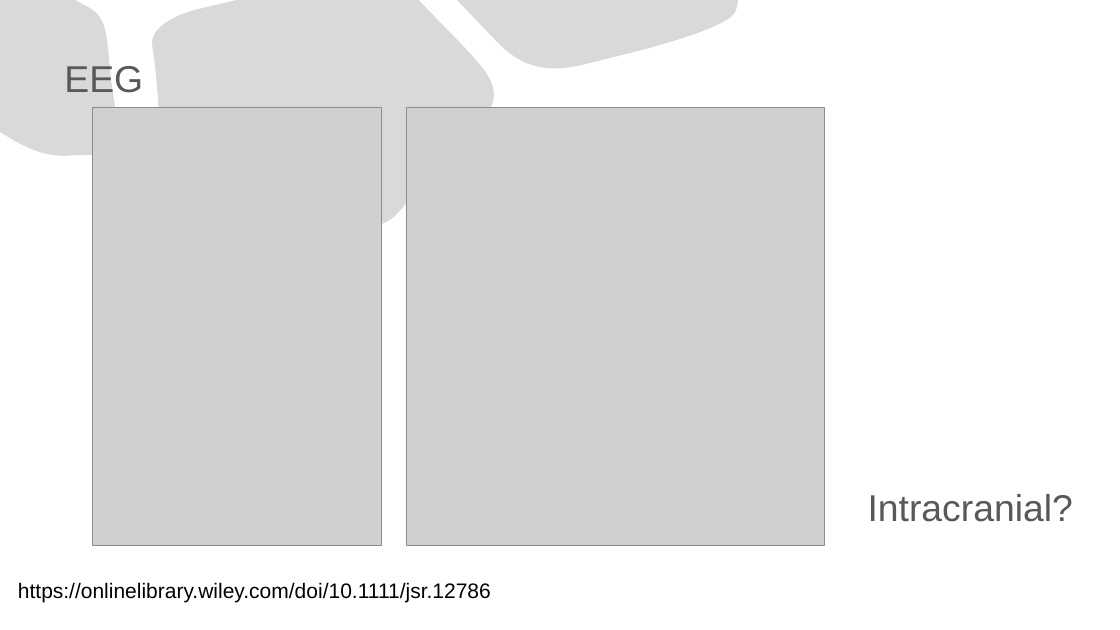
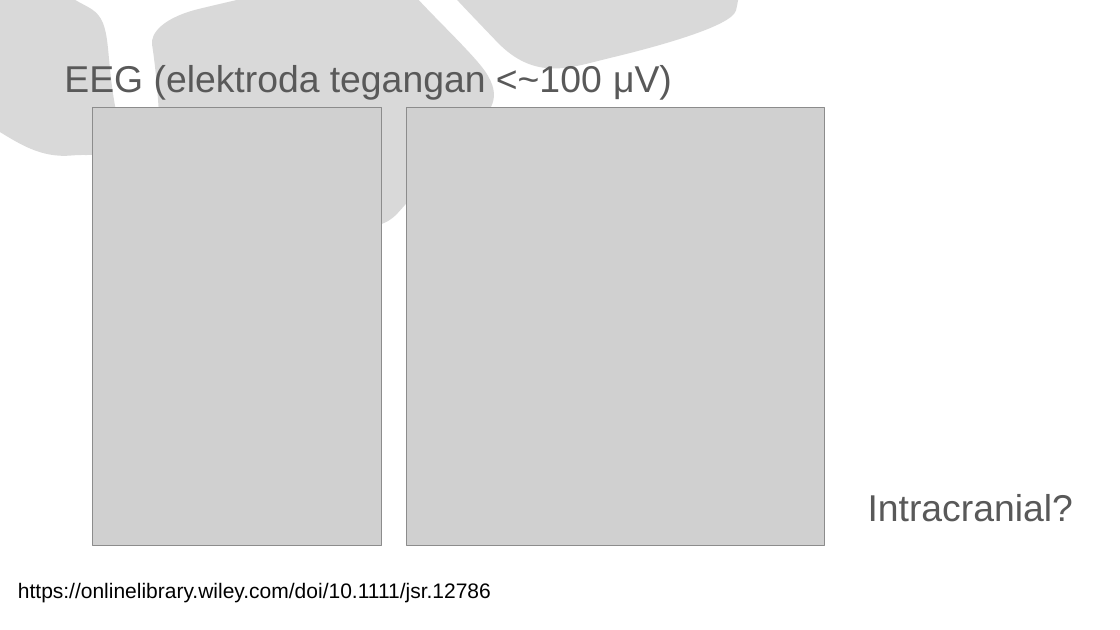
Before and after one commit to jendralhxr/bigdata, a slide deck: slide 6 of case_tidur.pptx. Drawn at 1120x630 pixels with LibreOffice and Linux fonts; fonts in the diff are those of the drawing; grey boxes stand for pictures. Boxes give left, top, right and bottom in pixels: in the first picture for what was removed or moved away, otherwise in the second. Text is boxed around its words. In the diff, an @@ line names an element or a change of style, - is before the commit and + after.

Commit message:
voltage range

```diff
--- a/case_tidur.pptx
+++ b/case_tidur.pptx
@@ title at (x1=64, y1=65, x2=672, y2=100): text changed @@
-EEG
+EEG (elektroda tegangan <~100 μV)
```
